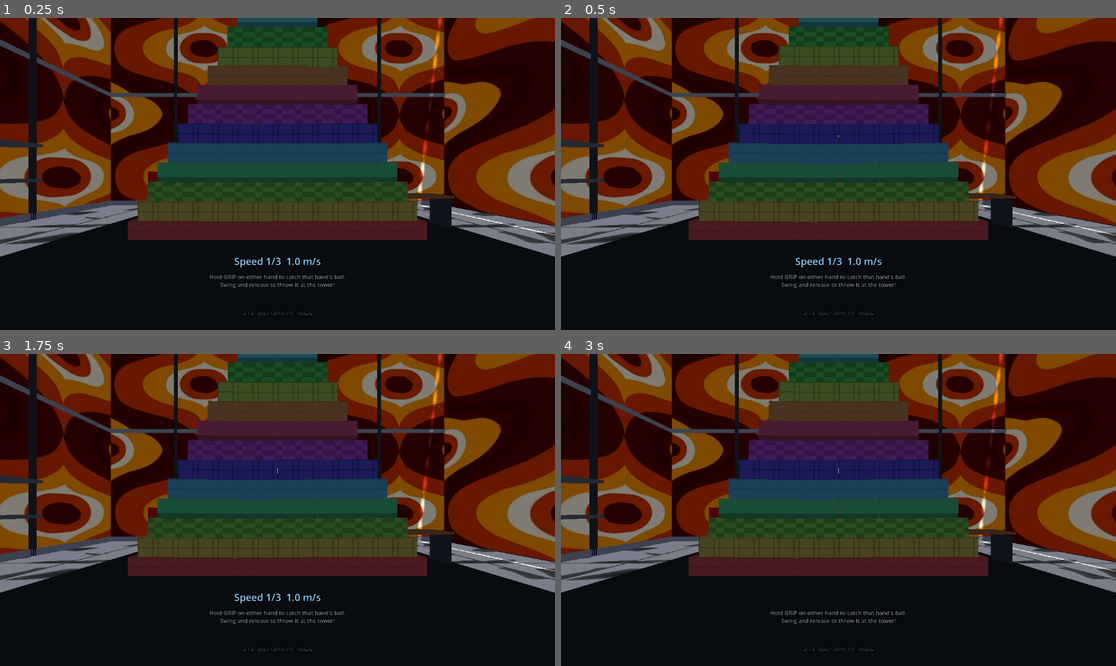
Above: before the commit, frames 1-4 (two rows, left to right).
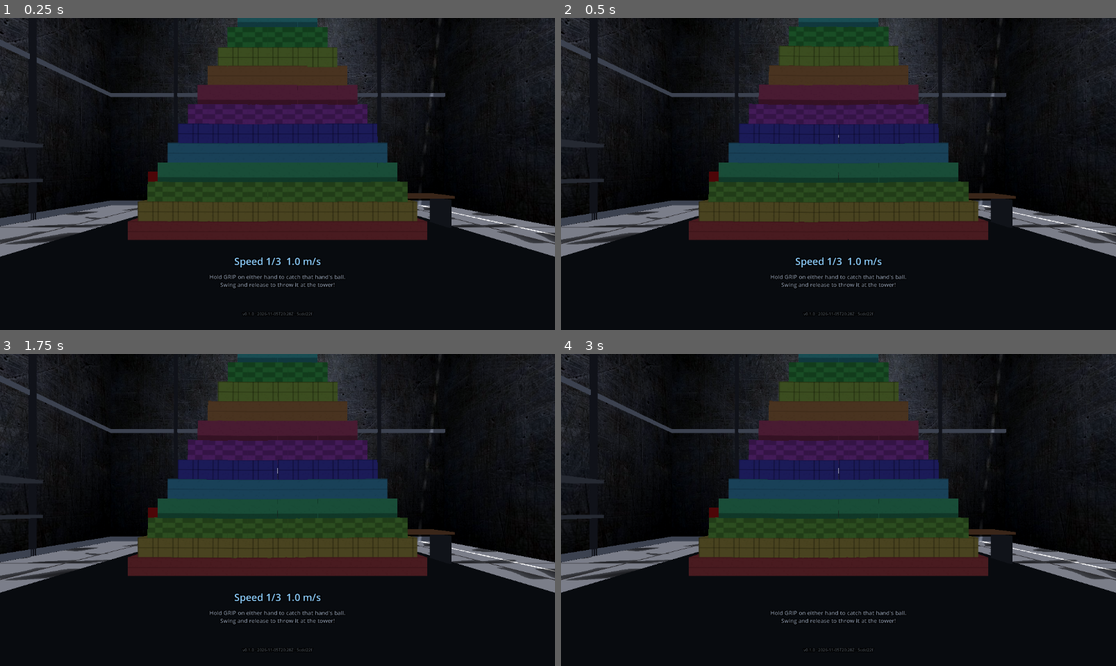
Above: after the commit, the same moments.

Repository: pblaas/portal-smash
Game: Godot game, scene res://scenes/main.tscn
Same seed, same stepped clock (60 frames per second), same inputs: the game is played once before the commit and once after it.
Inputs:
- Up to frame 1 (0.25 s): no input
- Up to frame 2 (0.5 s): no input
- Up to frame 3 (1.75 s): tap Enter at 1.25 s
- Up to frame 4 (3 s): tap Space at 2 s; tap Enter at 2.75 s

The runs differ from the first frame. In frame 1, 35% of the frame differs, in the area x 0-100%, y 0-96%; in frame 2, 35%; in frame 3, 35%; in frame 4, 35%.

Commit message:
Ball emitter effect

Diff:
--- a/app/scripts/build_version.gd
+++ b/app/scripts/build_version.gd
@@ -1,2 +1,2 @@
 # Generated by tools/export.sh — do not edit.
-const TEXT := "v0.1.0 · 2026-11-05T12:21Z · 1956e3e"
+const TEXT := "v0.1.0 · 2026-11-05T20:28Z · 5cdd22f"
--- a/app/scripts/main.gd
+++ b/app/scripts/main.gd
@@ -62,6 +62,7 @@
 	var slow_time := 0.0
 	var sound_at := -100000
 	var trail: GPUParticles3D
+	var aura: GPUParticles3D
 
 
 var sfx := SoundKitScript.new()
@@ -124,6 +125,7 @@
 var _restart_label: Label3D
 var _rounds_complete := false
 var _smoke_texture: ImageTexture = null
+
 enum TransitionPhase { SINKING, RISING, SETTLING }
 var _transition_active := false
 var _transition_time := 0.0
@@ -559,6 +561,8 @@
 	add_child(right_ball_state.body)
 	_build_ball_trail(left_ball_state)
 	_build_ball_trail(right_ball_state)
+	_build_ball_aura(left_ball_state)
+	_build_ball_aura(right_ball_state)
 	left_ball_state.body.global_position = _ball_rest_point(left_controller)
 	right_ball_state.body.global_position = _ball_rest_point(right_controller)
 
@@ -725,6 +729,18 @@
 	add_child(particles)
 	particles.global_position = at
 	get_tree().create_timer(particles.lifetime + 0.2).timeout.connect(particles.queue_free)
+
+
+func _spawn_impact_flash(at: Vector3, color: Color, strength: float) -> void:
+	var light := OmniLight3D.new()
+	light.light_color = color
+	light.light_energy = lerpf(1.4, 3.2, strength)
+	light.omni_range = lerpf(0.7, 1.5, strength)
+	add_child(light)
+	light.global_position = at
+	var fade := create_tween()
+	fade.tween_property(light, "light_energy", 0.0, lerpf(0.12, 0.24, strength))
+	fade.tween_callback(light.queue_free)
 
 
 func _build_wall_details() -> void:
@@ -798,7 +814,7 @@
 	var wall_mat: StandardMaterial3D = wall_mesh.get_surface_override_material(0) as StandardMaterial3D
 	if wall_mat == null:
 		return
-	var tex := load("res://assets/wallpaper.jpg") as Texture2D
+	var tex := load("res://assets/wall_metal.jpg") as Texture2D
 	if tex == null:
 		return
 	wall_mat.albedo_texture = tex
@@ -860,6 +876,85 @@
 	state.trail = particles
 
 
+func _build_ball_aura(state: BallState) -> void:
+	var aura := GPUParticles3D.new()
+	aura.name = "ChargeAura"
+	aura.amount = 128
+	aura.lifetime = 0.6
+	aura.preprocess = 0.3
+	aura.emitting = false
+	aura.randomness = 0.5
+	aura.local_coords = false
+	aura.visibility_aabb = AABB(Vector3(-2.0, -2.0, -2.0), Vector3(4.0, 4.0, 4.0))
+
+	var particle_mat := ParticleProcessMaterial.new()
+	particle_mat.emission_shape = ParticleProcessMaterial.EMISSION_SHAPE_SPHERE
+	particle_mat.emission_sphere_radius = BALL_RADIUS * 1.1
+	particle_mat.direction = Vector3.UP
+	particle_mat.spread = 180.0
+	particle_mat.initial_velocity_min = 0.04
+	particle_mat.initial_velocity_max = 0.18
+	particle_mat.gravity = Vector3.ZERO
+	particle_mat.scale_min = 0.008
+	particle_mat.scale_max = 0.018
+
+	var scale_ramp := GradientTexture1D.new()
+	var scale_grad := Gradient.new()
+	scale_grad.offsets = PackedFloat32Array([0.0, 1.0])
+	scale_grad.colors = PackedColorArray([Color(1.0, 1.0, 1.0, 1.0), Color(1.0, 1.0, 1.0, 0.0)])
+	scale_ramp.gradient = scale_grad
+	particle_mat.scale_curve = scale_ramp
+
+	var color := state.mat.albedo_color
+	var color_ramp := GradientTexture1D.new()
+	var color_grad := Gradient.new()
+	color_grad.offsets = PackedFloat32Array([0.0, 0.5, 1.0])
+	color_grad.colors = PackedColorArray([
+		_color_tint(color, 1.3),
+		_color_tint(color, 0.85),
+		Color(color.r * 0.4, color.g * 0.4, color.b * 0.4, 0.0),
+	])
+	color_ramp.gradient = color_grad
+	particle_mat.color_ramp = color_ramp
+	aura.process_material = particle_mat
+
+	var quad := QuadMesh.new()
+	quad.size = Vector2(0.02, 0.02)
+	var draw_mat := StandardMaterial3D.new()
+	draw_mat.shading_mode = BaseMaterial3D.SHADING_MODE_UNSHADED
+	draw_mat.transparency = BaseMaterial3D.TRANSPARENCY_ALPHA
+	draw_mat.blend_mode = BaseMaterial3D.BLEND_MODE_ADD
+	draw_mat.vertex_color_use_as_albedo = true
+	draw_mat.billboard_mode = BaseMaterial3D.BILLBOARD_ENABLED
+	draw_mat.albedo_texture = _create_particle_texture()
+	quad.material = draw_mat
+	aura.draw_pass_1 = quad
+
+	state.body.add_child(aura)
+	state.aura = aura
+
+
+func _color_tint(color: Color, factor: float) -> Color:
+	var tinted := color * factor
+	tinted.a = 1.0
+	return tinted.clamp()
+
+
+func _create_particle_texture() -> ImageTexture:
+	var size := 32
+	var img := Image.create(size, size, false, Image.FORMAT_RGBA8)
+	var center := (size - 1) * 0.5
+	for y in size:
+		for x in size:
+			var dx := (x - center) / center
+			var dy := (y - center) / center
+			var dist := sqrt(dx * dx + dy * dy)
+			var alpha := clampf(1.0 - dist, 0.0, 1.0)
+			alpha = alpha * alpha
+			img.set_pixel(x, y, Color(1.0, 1.0, 1.0, alpha))
+	return ImageTexture.create_from_image(img)
+
+
 func _make_smoke_texture() -> ImageTexture:
 	var s := 64
 	var img := Image.create(s, s, false, Image.FORMAT_RGBA8)
@@ -969,7 +1064,9 @@
 			var hand = _last_throw_hand
 			if hand == null or not is_instance_valid(hand):
 				hand = right_controller
-			rig.pulse_haptic(hand, 0.5, 0.06)
+			var speed := c.linear_velocity.length()
+			var haptic_strength := clampf(speed / 6.0, 0.2, 1.0)
+			rig.pulse_haptic(hand, lerpf(0.35, 0.95, haptic_strength), lerpf(0.04, 0.13, haptic_strength))
 	_update_score_label()
 	_check_round_progress()
 
@@ -1059,6 +1156,8 @@
 
 func _respawn_ball(state: BallState, chime: bool) -> void:
 	state.mode = BallMode.REST
+	if state.aura != null:
+		state.aura.emitting = false
 	state.body.freeze = true
 	state.body.linear_velocity = Vector3.ZERO
 	state.body.angular_velocity = Vector3.ZERO
@@ -1098,8 +1197,12 @@
 		if state.body.global_position.distance_to(target) <= GRAB_RADIUS:
 			state.mode = BallMode.HELD
 			state.held_hand = hand
-			rig.pulse_haptic(hand, 0.3, 0.05)
+			rig.pulse_haptic(hand, 0.15, 0.045)
+			if state.aura != null:
+				state.aura.emitting = true
 	elif not pressed and was and state.mode == BallMode.HELD and state.held_hand == hand:
+		if state.aura != null:
+			state.aura.emitting = false
 		var vel: Vector3 = _hand_velocity(hand)
 		if vel.length() >= THROW_MIN_SPEED:
 			state.mode = BallMode.FLYING
@@ -1108,8 +1211,9 @@
 			state.body.angular_velocity = Vector3(randf_range(-3.0, 3.0), randf_range(-3.0, 3.0), randf_range(-3.0, 3.0))
 			state.held_hand = null
 			_last_throw_hand = hand
-			_play_sound("whoosh", state.body.global_position, clampf(vel.length() / 8.0, 0.2, 1.0))
-			rig.pulse_haptic(hand, 0.5, 0.08)
+			var throw_strength := clampf(vel.length() / 8.0, 0.2, 1.0)
+			_play_sound("whoosh", state.body.global_position, throw_strength)
+			rig.pulse_haptic(hand, lerpf(0.35, 0.8, throw_strength), lerpf(0.05, 0.12, throw_strength))
 		else:
 			state.mode = BallMode.REST
 			state.held_hand = null
@@ -1249,8 +1353,14 @@
 		return
 	state.sound_at = now
 	var strength := clampf(state.body.linear_velocity.length() / 7.0, 0.1, 1.0)
+	var hand = state.held_hand if state.held_hand != null else _last_throw_hand
+	if hand == null or not is_instance_valid(hand):
+		hand = right_controller
+	rig.pulse_haptic(hand, lerpf(0.25, 0.85, strength), lerpf(0.03, 0.11, strength))
 
 	if is_cube:
+		if strength > 0.35:
+			_spawn_impact_flash(state.body.global_position, state.mat.albedo_color, strength)
 		_indent_cube(_other as Node3D, state.body)
 		if active_powerup == Powerup.ICE and state == _powerup_state:
 			_other.apply_central_impulse(state.body.linear_velocity.normalized() * ICE_IMPULSE)
--- /dev/null
+++ b/app/tests/charge_test.gd
@@ -0,0 +1,37 @@
+extends Node3D
+
+# Visual check of the held-ball lightning charge.
+
+var main: Node3D
+var cam: Camera3D
+var _phase := 0
+
+func _ready() -> void:
+	var packed: PackedScene = load("res://scenes/main.tscn")
+	main = packed.instantiate()
+	add_child(main)
+	cam = Camera3D.new()
+	cam.position = Vector3(0.0, 1.25, 1.6)
+	cam.rotation_degrees = Vector3(0, 0, 0)
+	cam.fov = 78.0
+	add_child(cam)
+	cam.current = true
+
+
+func _process(_delta: float) -> void:
+	_phase += 1
+	main.left_ball_state.mode = main.BallMode.HELD
+	main.left_ball_state.held_hand = main.left_controller
+	main.left_ball_state.body.global_position = Vector3(-0.25, 1.25, 0.2)
+	if main.left_ball_state.aura != null:
+		main.left_ball_state.aura.emitting = true
+	main.right_ball_state.mode = main.BallMode.HELD
+	main.right_ball_state.held_hand = main.right_controller
+	main.right_ball_state.body.global_position = Vector3(0.25, 1.25, 0.2)
+	if main.right_ball_state.aura != null:
+		main.right_ball_state.aura.emitting = true
+	if _phase == 40:
+		var image := get_viewport().get_texture().get_image()
+		image.save_png("/tmp/opencode/charge.png")
+		print("saved /tmp/opencode/charge.png")
+		get_tree().quit()
--- /dev/null
+++ b/app/tests/charge_test.tscn
@@ -0,0 +1,6 @@
+[gd_scene load_steps=2 format=3]
+
+[ext_resource type="Script" path="res://tests/charge_test.gd" id="1_abcde"]
+
+[node name="ChargeTest" type="Node3D"]
+script = ExtResource("1_abcde")
Binary file added: app/assets/electric/electric_ring_6x5.png
Not shown, added: app/assets/electric/electric_ring_6x5.png.import
Binary file added: app/assets/electric/magic_04_a.png
Not shown, added: app/assets/electric/magic_04_a.png.import
Binary file added: app/assets/electric/spark_01_a.png
Not shown, added: app/assets/electric/spark_01_a.png.import
Binary file added: app/assets/wall_metal.jpg
Not shown, added: app/assets/wall_metal.jpg.import
Not shown, added: app/tests/charge_test.gd.uid
